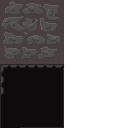
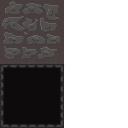
Layer changes from the first (128, 128) image to the second:
painted on "Background" over box(1, 66, 64, 128)
